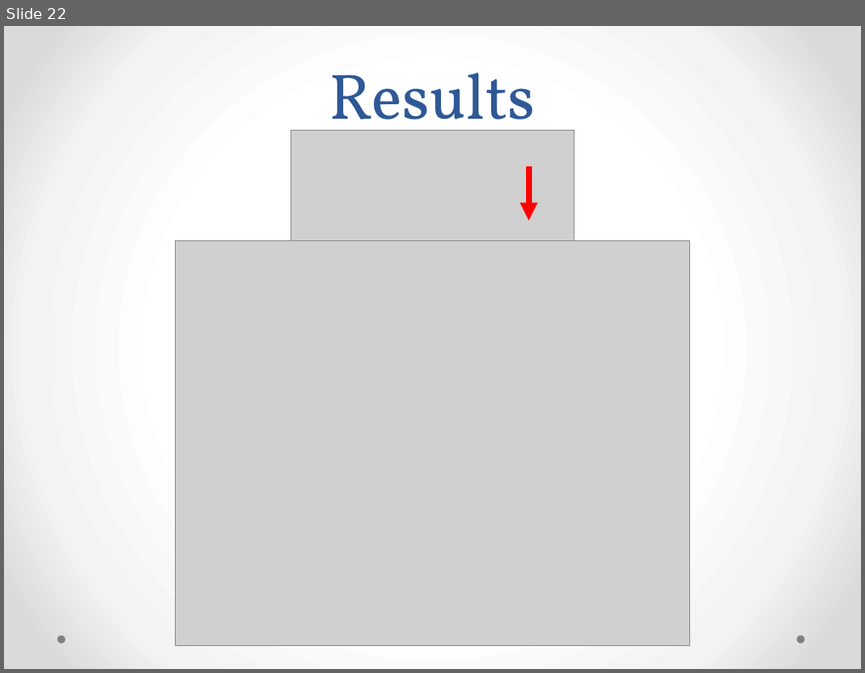
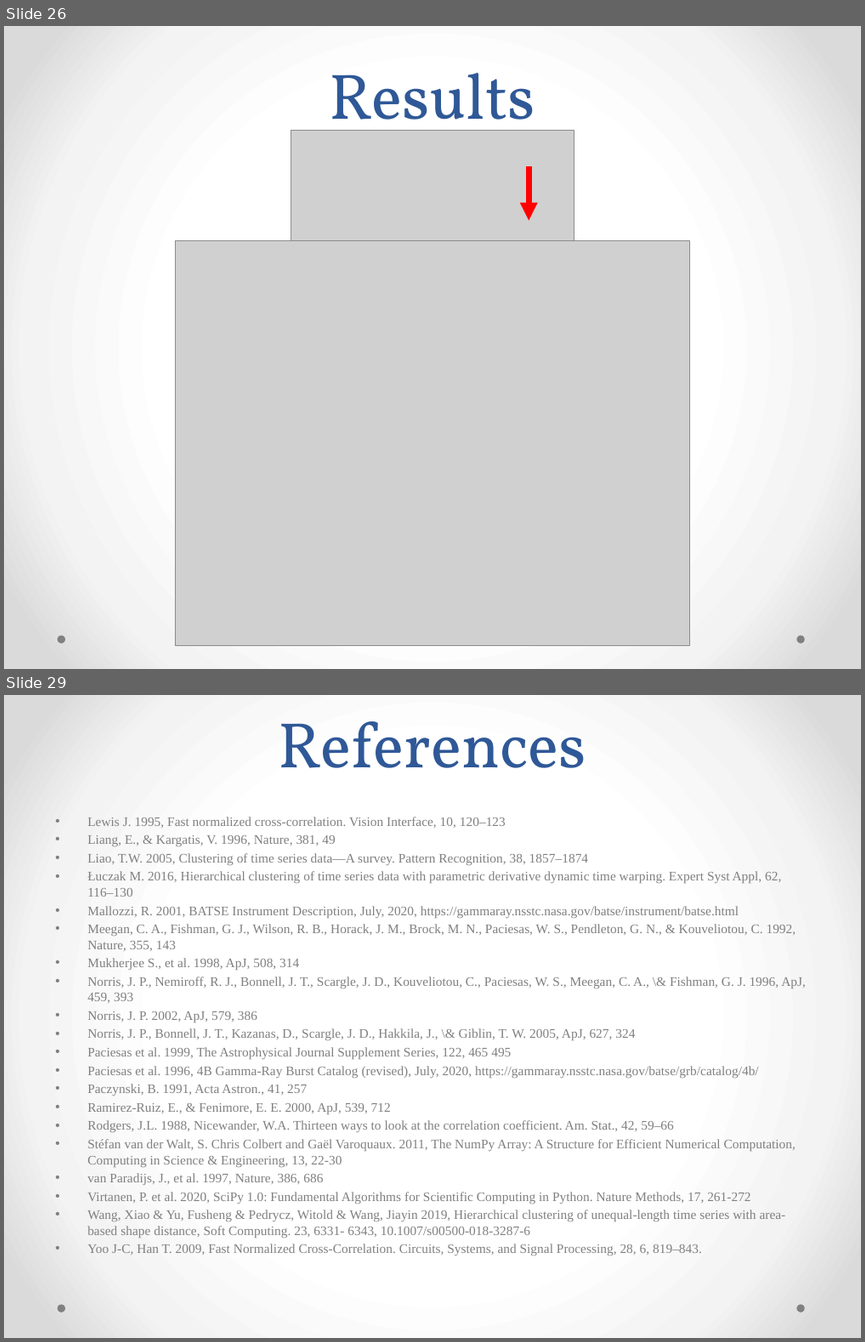
Before and after one commit to twcannon/MastersThesis, a slide deck: Paper/MastersPresentation.pptx. Shown one above the other, each under a label of ours: slide 22 before the commit, slides 26 and 29 after it; the slides between them are not shown. The pictures are 865x673 and 865x1342 pixels, drawn with LibreOffice and Linux fonts; fonts in the diff are those of the drawing; grey boxes stand for pictures. Boxes give left, top, right and bottom in pixels: in the first picture for what was removed or moved away, otherwise in the second. Text is boxed around its words. In the diff, an @@ line names an element or a change of style, - is before the commit and + after.

```diff
--- a/Paper/MastersPresentation.pptx
+++ b/Paper/MastersPresentation.pptx
@@ slide 29 added at (4,695,861,1338), background gradient #FFFFFF to #F4F4F4 to #DADADA; not listed: 2 template elements that a slide beside it also shows @@
@@ title added at (279,721,586,768), 54 pt, text #2F5897 @@
+References
@@ text added at (87,817,806,1255), 11 pt, text #808080 @@
+• Lewis J. 1995, Fast normalized cross-correlation. Vision Interface, 10, 120–123
+• Liang, E., & Kargatis, V. 1996, Nature, 381, 49
+• Liao, T.W. 2005, Clustering of time series data—A survey. Pattern Recognition, 38, 1857–1874
+• Łuczak M. 2016, Hierarchical clustering of time series data with parametric derivative dynamic time warping. Expert Syst Appl, 62, 116–130
+• Mallozzi, R. 2001, BATSE Instrument Description, July, 2020, https://gammaray.nsstc.nasa.gov/batse/instrument/batse.html
+• Meegan, C. A., Fishman, G. J., Wilson, R. B., Horack, J. M., Brock, M. N., Paciesas, W. S., Pendleton, G. N., & Kouveliotou, C. 1992, Nature, 355, 143
+• Mukherjee S., et al. 1998, ApJ, 508, 314
+• Norris, J. P., Nemiroff, R. J., Bonnell, J. T., Scargle, J. D., Kouveliotou, C., Paciesas, W. S., Meegan, C. A., \& Fishman, G. J. 1996, ApJ, 459, 393
+• Norris, J. P. 2002, ApJ, 579, 386
+• Norris, J. P., Bonnell, J. T., Kazanas, D., Scargle, J. D., Hakkila, J., \& Giblin, T. W. 2005, ApJ, 627, 324
+• Paciesas et al. 1999, The Astrophysical Journal Supplement Series, 122, 465 495
+• Paciesas et al. 1996, 4B Gamma-Ray Burst Catalog (revised), July, 2020, https://gammaray.nsstc.nasa.gov/batse/grb/catalog/4b/
+• Paczynski, B. 1991, Acta Astron., 41, 257
+• Ramirez-Ruiz, E., & Fenimore, E. E. 2000, ApJ, 539, 712
+• Rodgers, J.L. 1988, Nicewander, W.A. Thirteen ways to look at the correlation coefficient. Am. Stat., 42, 59–66
+• Stéfan van der Walt, S. Chris Colbert and Gaël Varoquaux. 2011, The NumPy Array: A Structure for Efficient Numerical Computation, Computing in Science & Engineering, 13, 22-30
+• van Paradijs, J., et al. 1997, Nature, 386, 686
+• Virtanen, P. et al. 2020, SciPy 1.0: Fundamental Algorithms for Scientific Computing in Python. Nature Methods, 17, 261-272
+• Wang, Xiao & Yu, Fusheng & Pedrycz, Witold & Wang, Jiayin 2019, Hierarchical clustering of unequal-length time series with area-based shape distance, Soft Computing. 23, 6331- 6343, 10.1007/s00500-018-3287-6
+• Yoo J-C, Han T. 2009, Fast Normalized Cross-Correlation. Circuits, Systems, and Signal Processing, 28, 6, 819–843.
@@ what was slide 22 is now slide 26 @@
```
Also in this commit, not shown: 17 slides changed, 5 other slides added, 2 slides removed, 12 other files.
